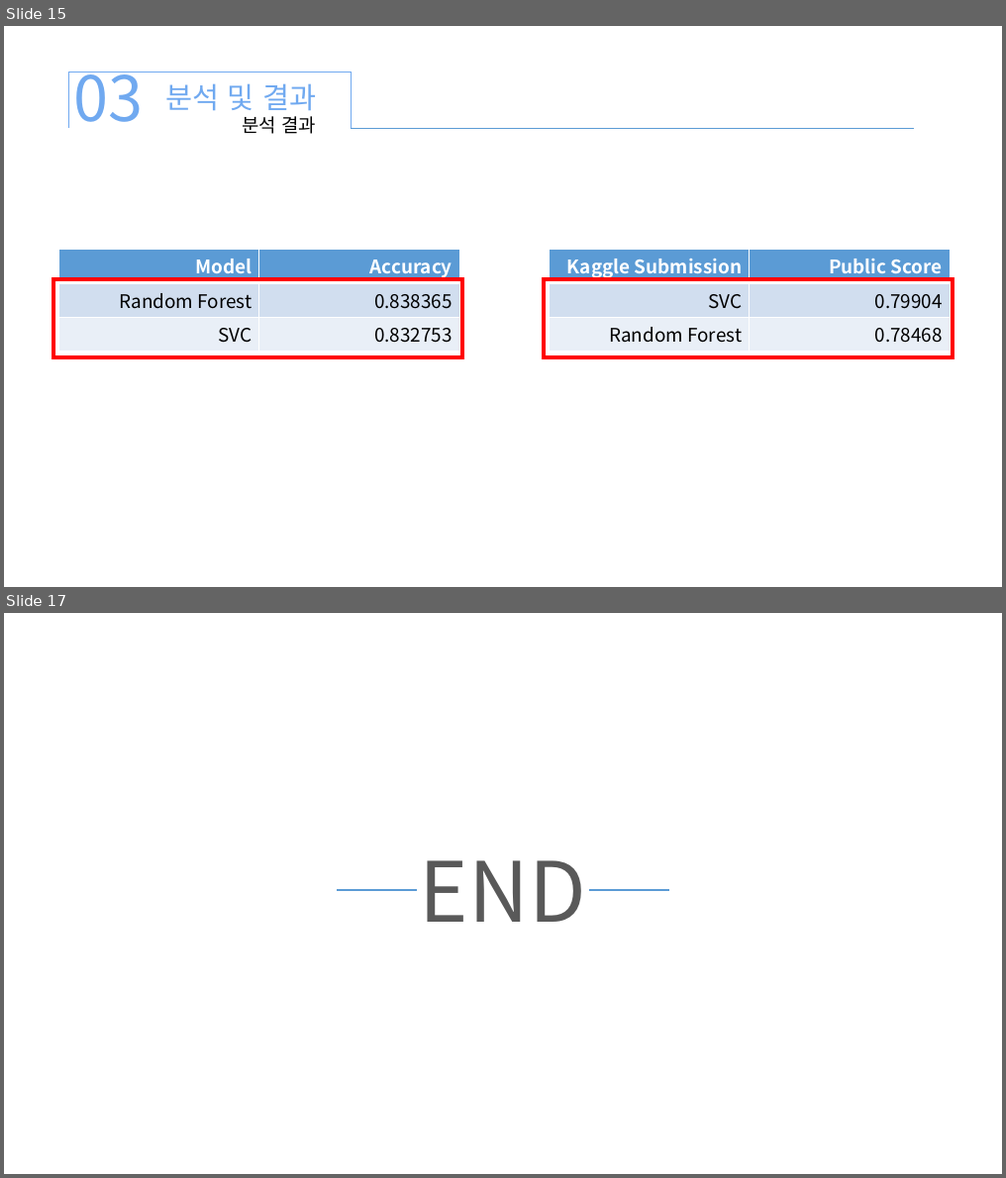
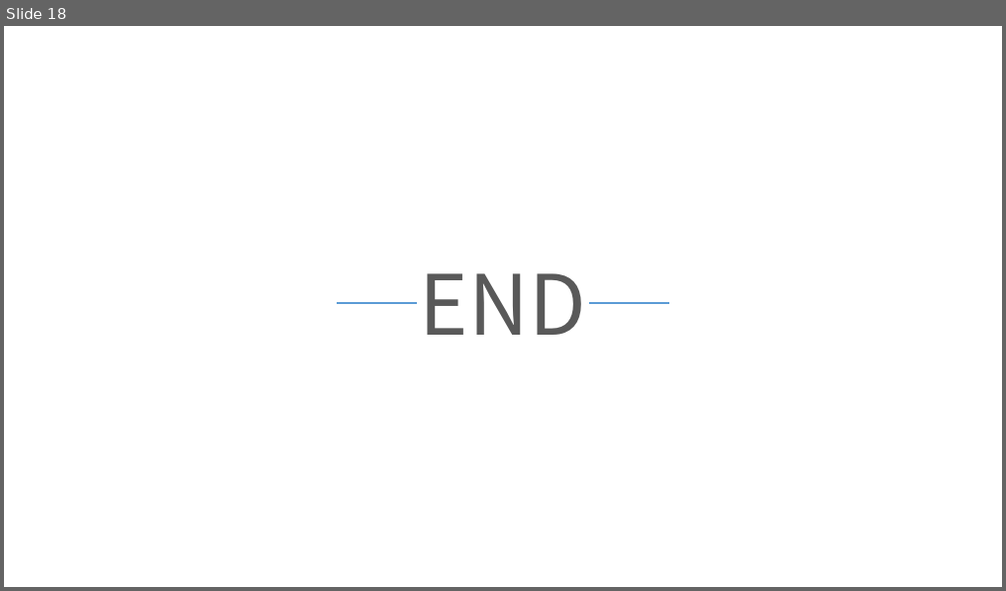
Before and after one commit to xddongx/flexink, a slide deck: 이미지 인식 기술/이미지 인식 기술_KDH.pptx. Shown one above the other, each under a label of ours: slides 15 and 17 before the commit, slide 18 after it; the slides between them are not shown. The pictures are 1006x1178 and 1006x591 pixels, drawn with LibreOffice and Linux fonts; fonts in the diff are those of the drawing. Boxes give left, top, right and bottom in pixels: in the first picture for what was removed or moved away, otherwise in the second. Text is boxed around its words. In the diff, an @@ line names an element or a change of style, - is before the commit and + after.

```diff
--- a/이미지 인식 기술/이미지 인식 기술_KDH.pptx
+++ b/이미지 인식 기술/이미지 인식 기술_KDH.pptx
@@ slide 15 removed at <box>4,26,1002,587</box>, background #FFFFFF @@
@@ right bracket removed at <box>69,72,350,129</box> @@
@@ text removed at <box>74,72,144,122</box> @@
-03
@@ text removed at <box>166,83,316,111</box> @@
-분석 및 결과
@@ text removed at <box>242,116,316,134</box> @@
-분석 결과
@@ line removed from (350, 129) to (915, 129) @@
@@ table removed at <box>58,249,460,352</box>, 3 rows, 2 columns @@
-Model | Accuracy
-Random Forest | 0.838365
-SVC | 0.832753
@@ table removed at <box>549,249,950,352</box>, 3 rows, 2 columns @@
-Kaggle Submission | Public Score
-SVC | 0.79904
-Random Forest | 0.78468
@@ rectangle removed at <box>54,279,463,359</box> @@
@@ rectangle removed at <box>544,279,953,359</box> @@
@@ what was slide 17 is now slide 18 @@
```
Also in this commit, not shown: 2 slides changed, 14 slides added, 12 other slides removed, 11 other files.
